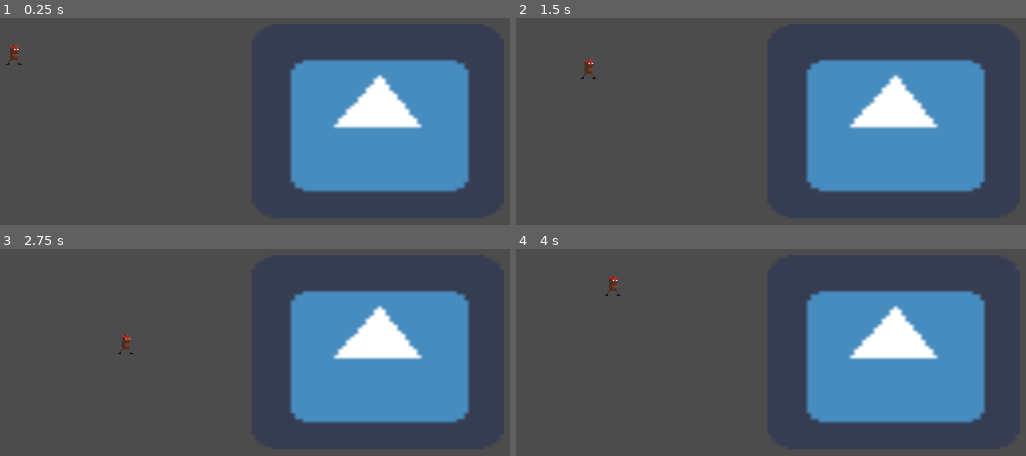
Above: before the commit, frames 1-4 (two rows, left to right).
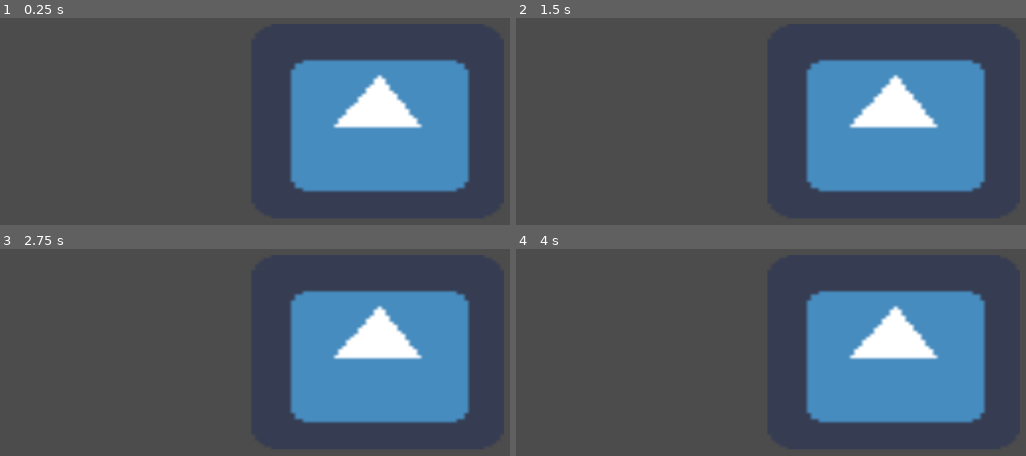
Above: after the commit, the same moments.

Repository: fintanneff/GodotWithGit
Game: Godot game, scene res://LevelMain.tscn
Two runs of this game, one before a commit and one after it. Both use one fixed random seed, a clock stepped at 60 frames per second and the inputs below. The engine's default icon, where the game draws it, is replaced by a stand-in: a white triangle on a blue panel in a dark square.
Inputs:
- Up to frame 1 (0.25 s): no input
- Up to frame 2 (1.5 s): tap Enter at 0.5 s; hold Right (ui_right) 0.53-1.28 s; tap Space at 1.25 s; hold Down (ui_down) from 1.28 s (still down)
- Up to frame 3 (2.75 s): tap Enter at 2 s; release Down (ui_down) at 2.03 s; hold Right (ui_right) from 2.03 s (still down)
- Up to frame 4 (4 s): release Right (ui_right) at 2.78 s; hold Up (ui_up) 2.78-3.53 s; tap Space at 3.5 s; hold Left (ui_left) from 3.53 s (still down)

The runs differ from the first frame. In frame 1, 0.1% of the frame differs, in the area x 1-5%, y 12-23%; in frame 2, 0.1%; in frame 3, 0.1%; in frame 4, 0.1%.
Error in both runs: Attempt to call function 'play' in base 'null instance' on a null instance. (res://PlayerChar/Player.gd:9)

Commit message:
Update Player.tscn

Diff:
--- a/GodotWithGitProj/PlayerChar/Player.tscn
+++ b/GodotWithGitProj/PlayerChar/Player.tscn
@@ -1,6 +1,5 @@
-[gd_scene load_steps=4 format=2]
+[gd_scene load_steps=3 format=2]
 
-[ext_resource path="res://PlayerChar/Beanframes.tres" type="SpriteFrames" id=1]
 [ext_resource path="res://PlayerChar/Player.gd" type="Script" id=2]
 
 [sub_resource type="RectangleShape2D" id=1]
@@ -11,7 +10,3 @@
 
 [node name="CollisionShape2D" type="CollisionShape2D" parent="."]
 shape = SubResource( 1 )
-
-[node name="AnimatedSprite" type="AnimatedSprite" parent="."]
-frames = ExtResource( 1 )
-animation = "idle"
